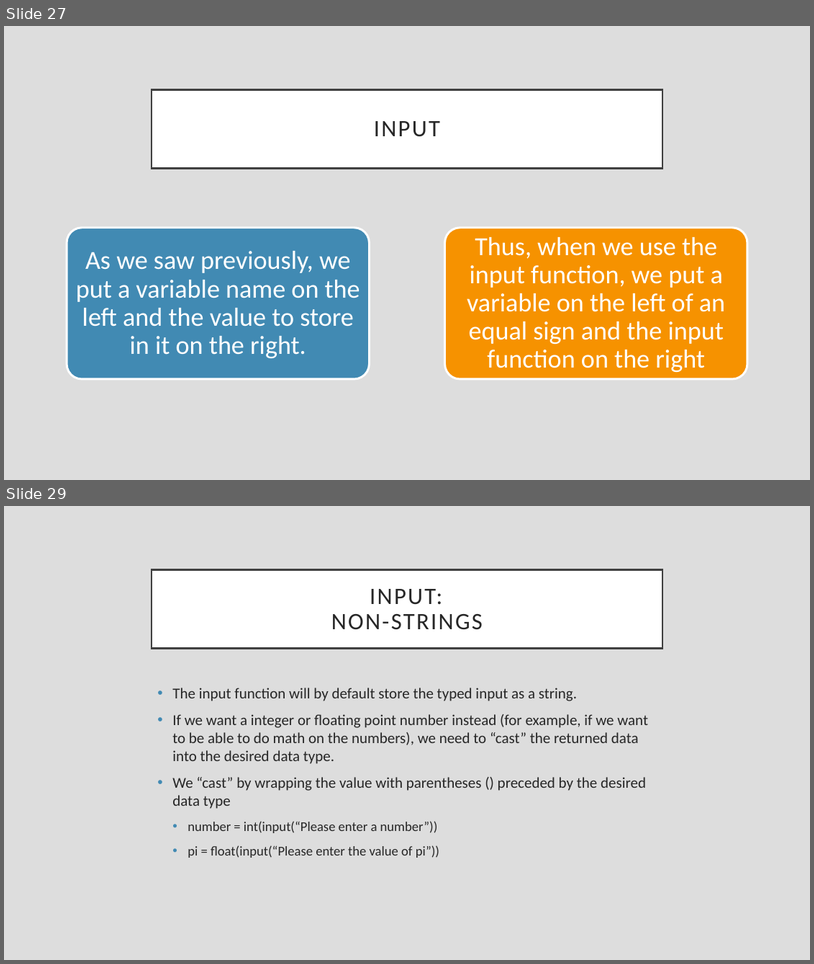
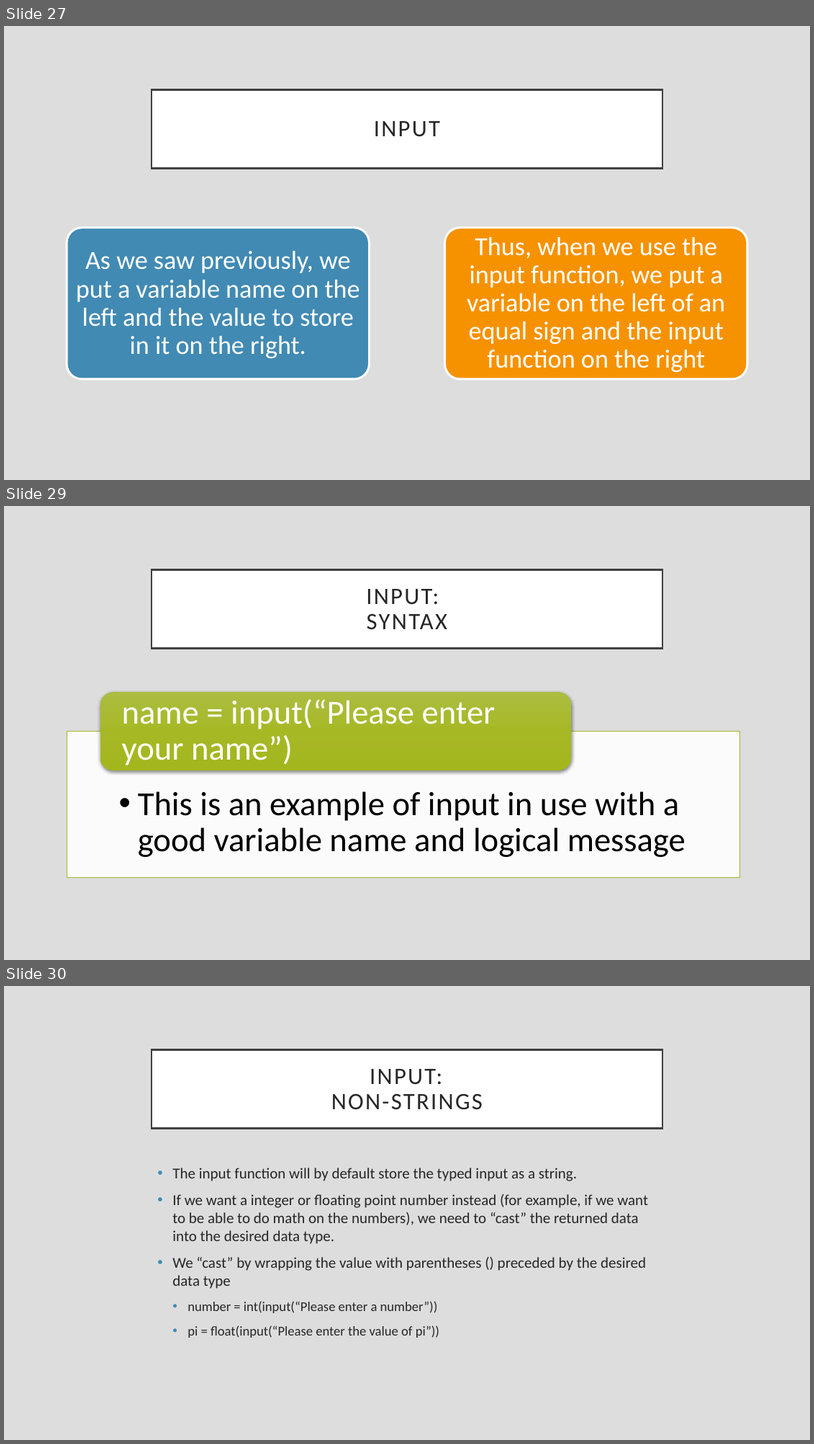
Before and after one commit to rsera/Junior-Knights, a slide deck: Python Day 1 IO.pptx. Shown one above the other, each under a label of ours: slides 27 and 29 before the commit, slides 27, 29 and 30 after it; the slides between them are not shown. The pictures are 814x964 and 814x1444 pixels, drawn with LibreOffice and Linux fonts; fonts in the diff are those of the drawing. Boxes give left, top, right and bottom in pixels: in the first picture for what was removed or moved away, otherwise in the second. Text is boxed around its words. In the diff, an @@ line names an element or a change of style, - is before the commit and + after.

Commit message:
Update Python Day 1 IO.pptx
got to input()

```diff
--- a/Python Day 1 IO.pptx
+++ b/Python Day 1 IO.pptx
@@ slide 29 added at [4, 506, 810, 960], background #DDDDDD @@
@@ title added at [152, 569, 663, 648], fill #FFFFFF, outline #404040 2.5 pt, 28 pt, text #262626 @@
+INPUT:
+SYNTAX
@@ group added at [67, 692, 741, 877]: 2 texts, 1 rectangle, 1 rounded rectangle @@
+  • This is an example of input in use with a good variable name and logical message
+name = input(“Please enter your name”)
@@ what was slide 29 is now slide 30 @@
```
Also in this commit, not shown: 1 slide changed.
